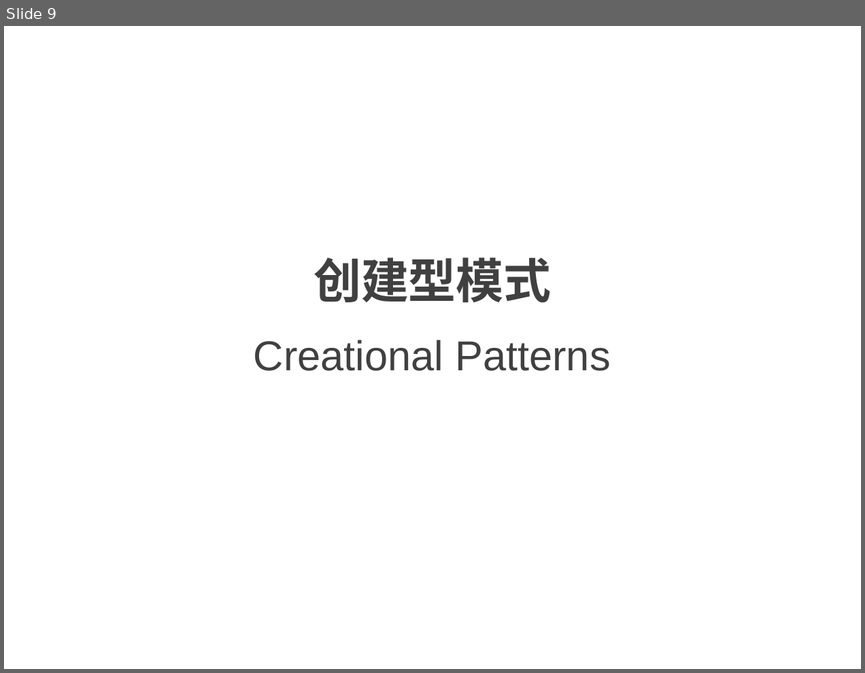
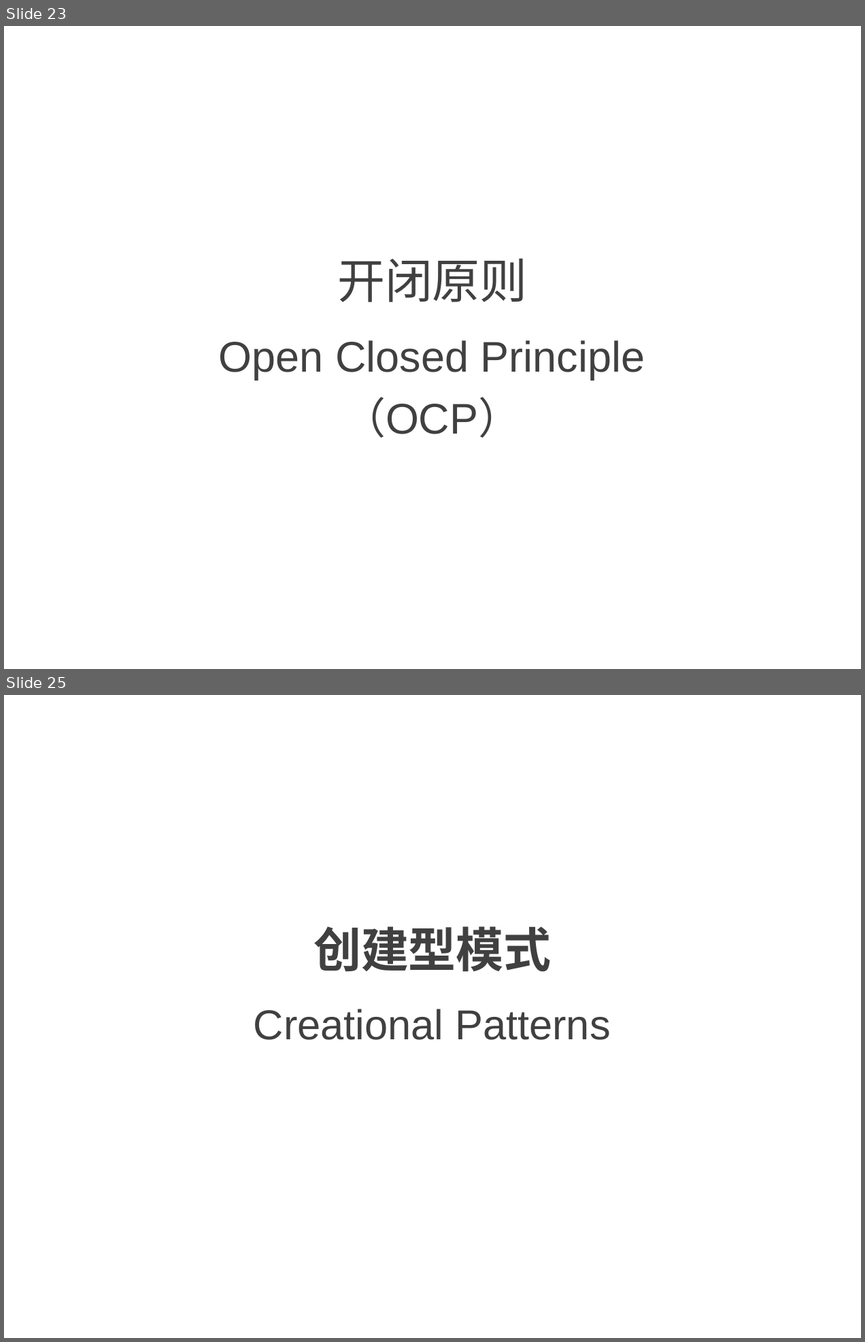
Before and after one commit to NewGr8Player/My-PPT, a slide deck: Design pattern/23种设计模式详解.pptx. Shown one above the other, each under a label of ours: slide 9 before the commit, slides 23 and 25 after it; the slides between them are not shown. The pictures are 865x673 and 865x1342 pixels, drawn with LibreOffice and Linux fonts; fonts in the diff are those of the drawing. Boxes give left, top, right and bottom in pixels: in the first picture for what was removed or moved away, otherwise in the second. Text is boxed around its words. In the diff, an @@ line names an element or a change of style, - is before the commit and + after.

Commit message:
修改PPT，增加里氏替换原则内容

```diff
--- a/Design pattern/23种设计模式详解.pptx
+++ b/Design pattern/23种设计模式详解.pptx
@@ slide 23 added at box(4, 26, 861, 669), background #FFFFFF @@
@@ text added at box(337, 258, 528, 302), 40 pt, text #404040 @@
+开闭原则
@@ title added at box(219, 340, 645, 437), 36 pt, text #404040 @@
+Open Closed Principle
+（OCP）
@@ what was slide 9 is now slide 25 @@
```
Also in this commit, not shown: 3 slides changed, 15 other slides added, 2 other files.
